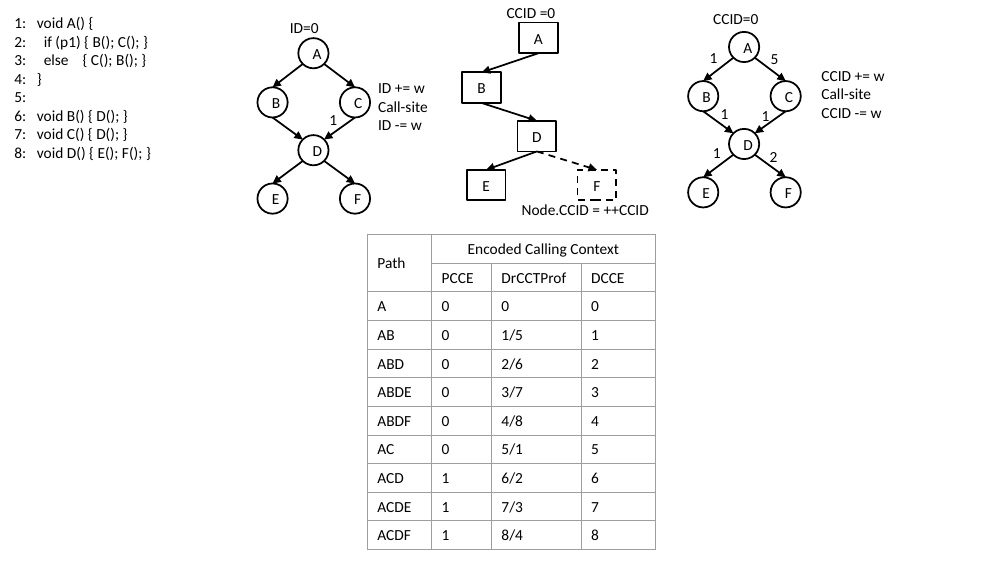
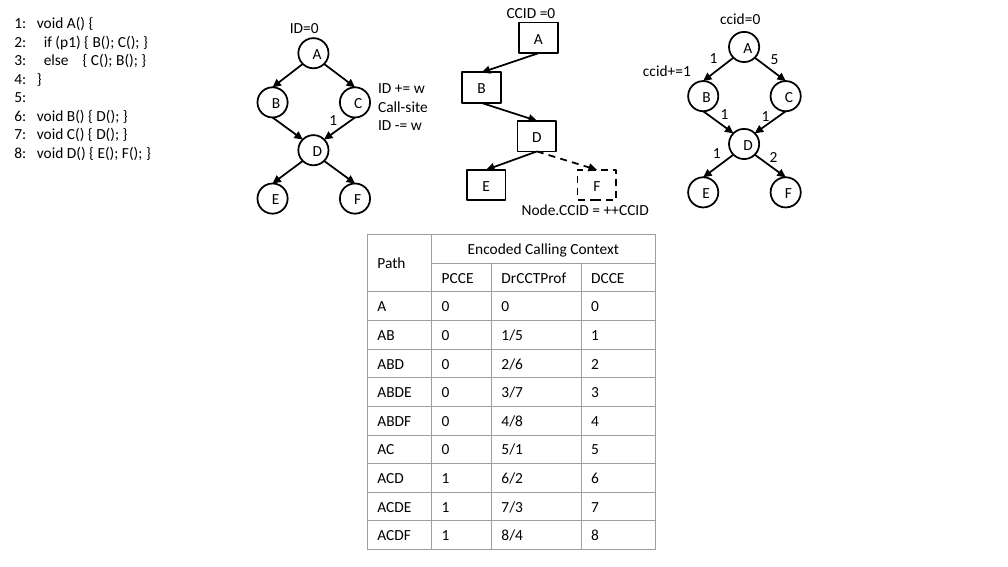
Before and after one commit to tamu-edu/DCCE, a slide deck: slide 9 of docs/design.pptx. Drawn at 1008x567 pixels with LibreOffice and Linux fonts; fonts in the diff are those of the drawing. Boxes give left, top, right and bottom in pixels: in the first picture for what was removed or moved away, otherwise in the second. Text is boxed around its words. In the diff, an @@ line names an element or a change of style, - is before the commit and + after.

```diff
--- a/docs/design.pptx
+++ b/docs/design.pptx
@@ text at [720, 13, 760, 24]: text changed @@
-CCID=0
+ccid=0
@@ text at [643, 65, 691, 76]: text changed @@
-CCID += w
-Call-site
-CCID -= w
+ccid+=1
```
Also in this commit, not shown: 1 other slide changed, 2 other files.
